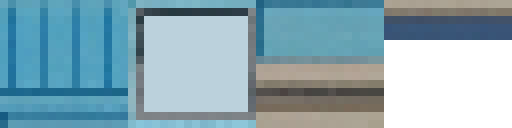
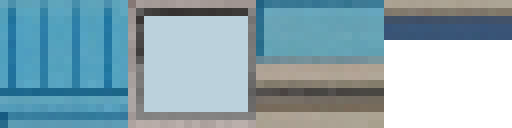
Two versions of the same layered image (512×128). Layer-by-layer changes:
painted on "레이어 2" over [128,0,256,128]
